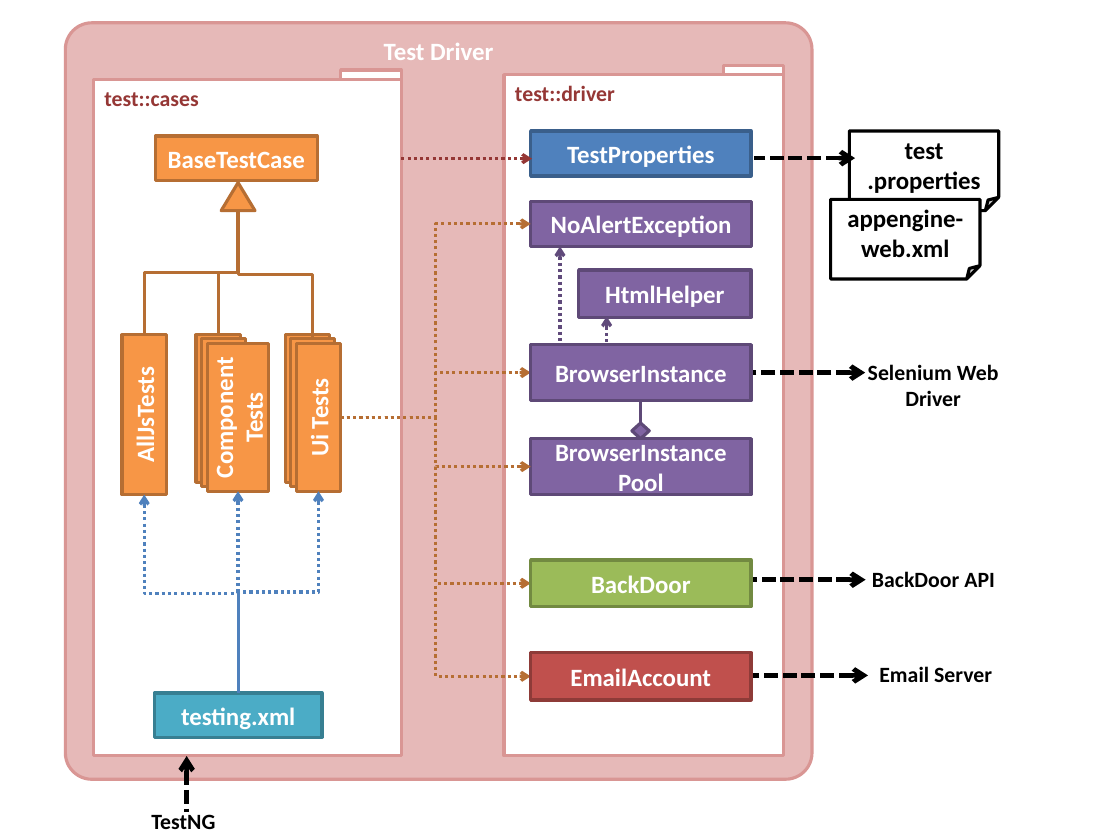
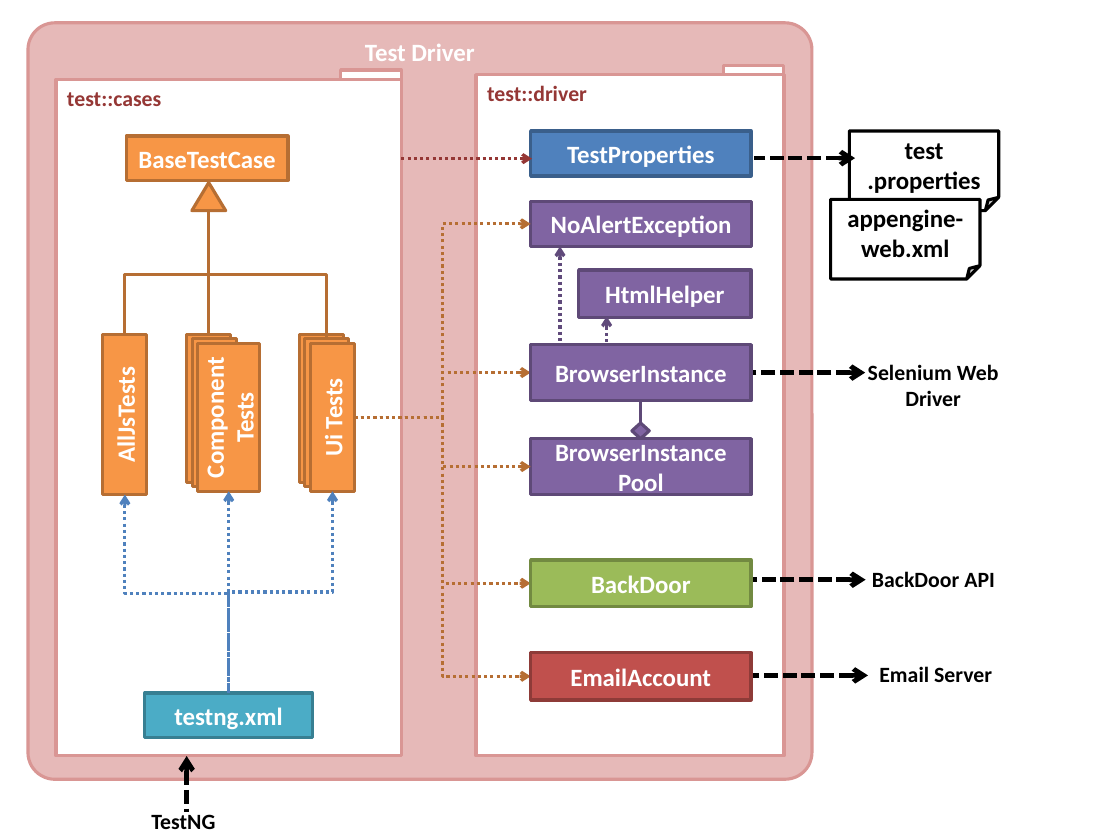
Before and after one commit to TEAMMATES/teammates, a slide deck: slide 1 of doc/diagrams/TestDriverComponent.pptx. Drawn at 1120x840 pixels with LibreOffice and Linux fonts; fonts in the diff are those of the drawing. Boxes give left, top, right and bottom in pixels: in the first picture for what was removed or moved away, otherwise in the second. Text is boxed around its words. In the diff, an @@ line names an element or a change of style, - is before the commit and + after.

```diff
--- a/doc/diagrams/TestDriverComponent.pptx
+++ b/doc/diagrams/TestDriverComponent.pptx
@@ rounded rectangle added at [28, 22, 812, 778], fill #E6B9B8, outline #D99694 2 pt, 16 pt, text #FFFFFF, bold @@
+Test Driver
@@ rounded rectangle removed at [65, 22, 812, 778] @@
-Test Driver
@@ rectangle added at [56, 80, 401, 756], fill #FFFFFF, outline #D99694 2 pt, 14 pt, text #953735, bold @@
+test::cases
@@ rectangle removed at [93, 80, 401, 756] @@
-test::cases
@@ rectangle added at [476, 75, 784, 756], fill #FFFFFF, outline #D99694 2 pt, 14 pt, text #953735, bold @@
+test::driver
@@ rectangle removed at [504, 75, 784, 756] @@
-test::driver
@@ rectangle "BaseTestCase": place and size @@
-rectangle "BaseTestCase" at [156, 136, 318, 180]
+rectangle "BaseTestCase" at [127, 136, 289, 180]
@@ triangle: place and size @@
-triangle at [221, 183, 254, 211]
+triangle at [192, 183, 225, 211]
@@ elbow line moved from (239, 211) - (144, 335) to (208, 211) - (124, 335) @@
@@ elbow line moved from (312, 338) - (239, 211) to (327, 338) - (208, 211) @@
@@ elbow line moved from (218, 335) - (239, 211) to (208, 335) - (208, 211) @@
@@ elbow arrow moved from (340, 418) - (531, 224) to (355, 418) - (531, 224) @@
@@ rectangle "AllJsTests": place and size @@
-rectangle "AllJsTests" at [122, 335, 166, 496]
+rectangle "AllJsTests" at [102, 335, 147, 496]
@@ 3 rectangles: place and size @@
-3 rectangles at [286, 335, 342, 492]
+3 rectangles at [299, 335, 355, 492]
@@ elbow arrow moved from (340, 418) - (531, 373) to (355, 418) - (531, 373) @@
@@ elbow arrow moved from (340, 418) - (531, 676) to (355, 418) - (531, 676) @@
@@ elbow arrow moved from (340, 418) - (531, 584) to (355, 418) - (531, 584) @@
@@ elbow arrow moved from (340, 418) - (531, 467) to (355, 418) - (531, 467) @@
@@ elbow arrow moved from (144, 495) - (239, 693) to (124, 495) - (228, 693) @@
@@ elbow arrow moved from (318, 492) - (239, 693) to (333, 492) - (228, 693) @@
@@ 4 rectangles, 1 elbow arrow: place and size @@
-4 rectangles, 1 elbow arrow at [155, 335, 323, 738]
+4 rectangles, 1 elbow arrow at [144, 335, 312, 738]
@@ text in rectangle at [174, 707, 282, 729]: text changed @@
-testing.xml
+testng.xml
```
Also in this commit, not shown: 18 other files.
